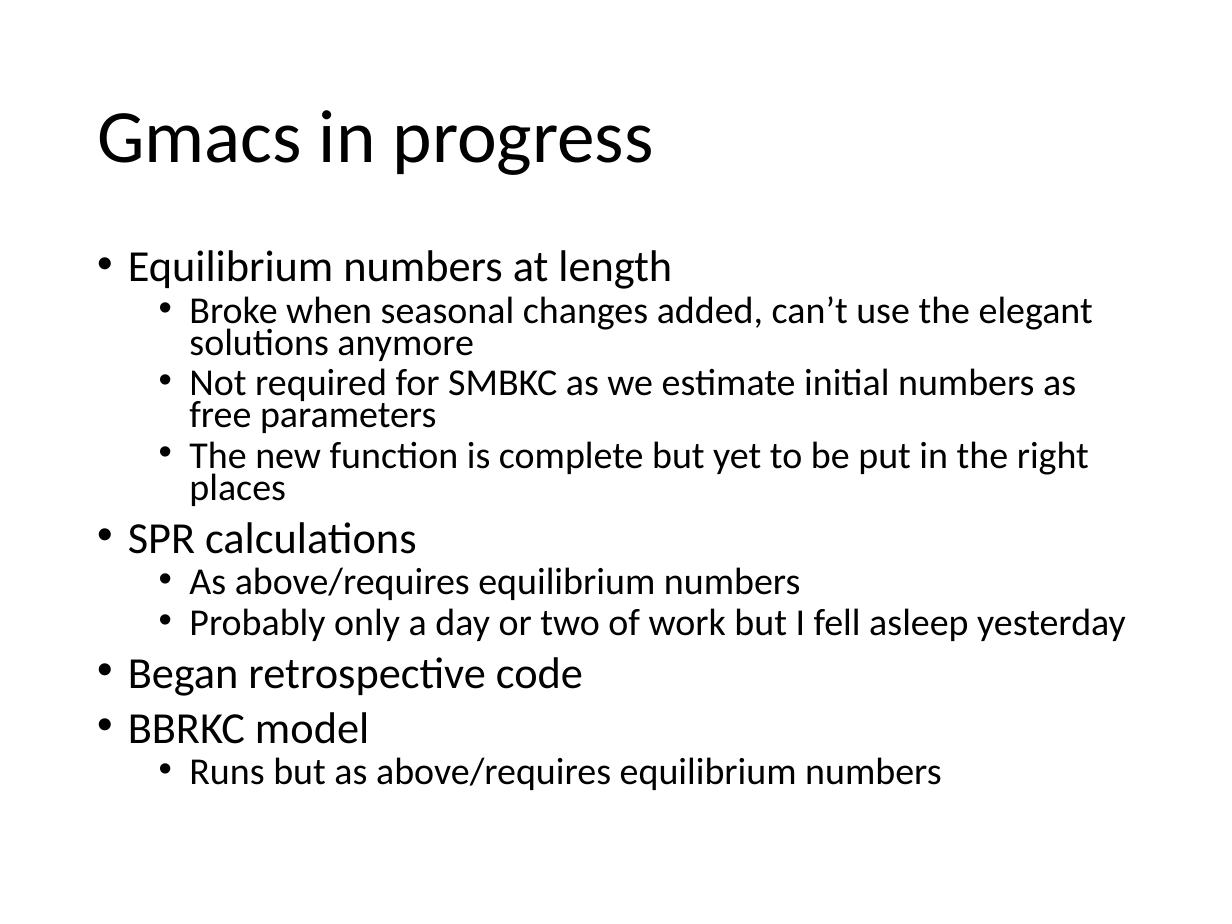
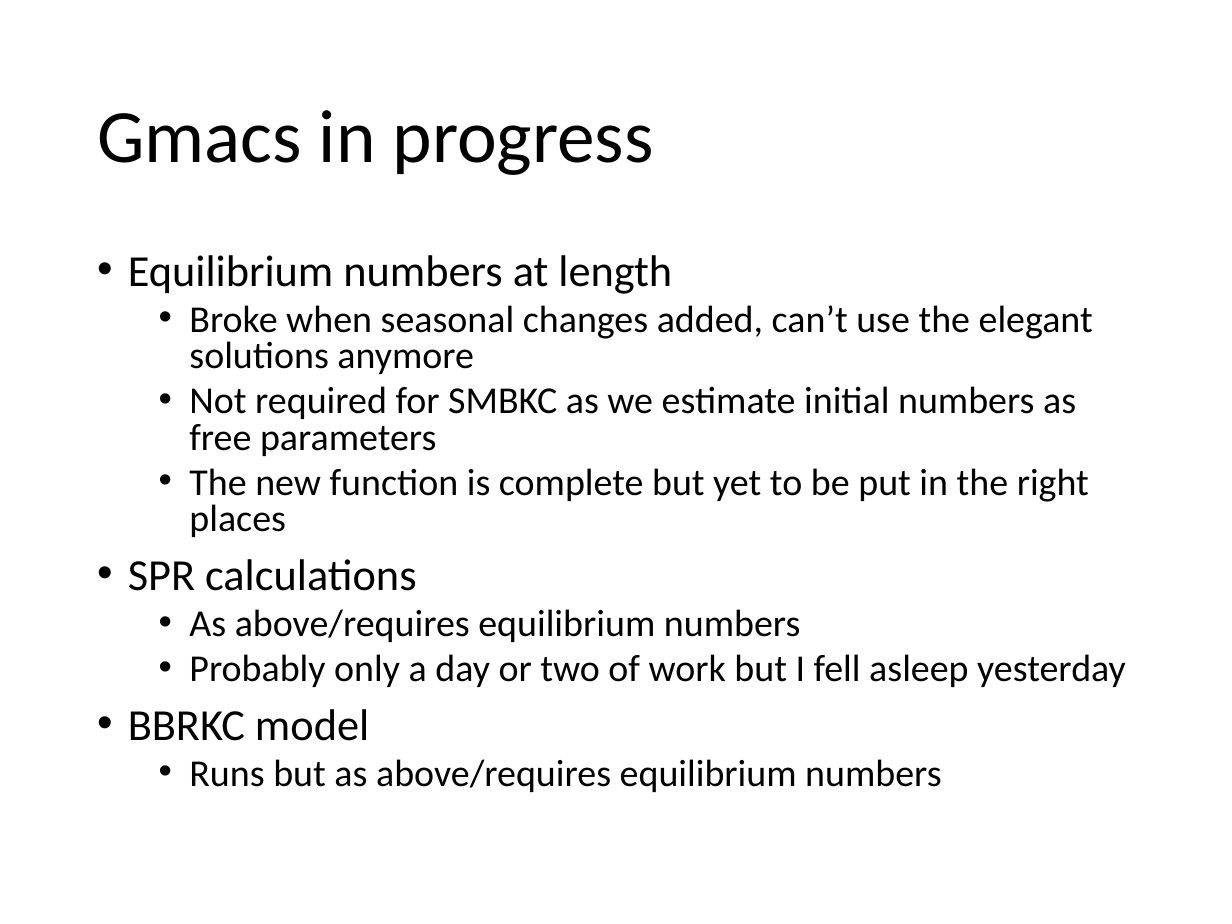
Before and after one commit to seacode/gmacs, a slide deck: slide 7 of docs/smbkc/smbkc.pptx (slide 6 before the commit). Drawn at 1232x924 pixels with LibreOffice and Linux fonts; fonts in the diff are those of the drawing. Boxes give left, top, right and bottom in pixels: in the first picture for what was removed or moved away, otherwise in the second. Text is boxed around its words. In the diff, an @@ line names an element or a change of style, - is before the commit and + after.

```diff
--- a/docs/smbkc/smbkc.pptx
+++ b/docs/smbkc/smbkc.pptx
@@ text "Equilibrium numbers at length" at [128,255,1126,792]: line spacing 0.7 to 0.8 @@
@@ text at [128,657,583,696]: paragraph removed @@
-• Began retrospective code
```
Also in this commit, not shown: 4 other slides changed, 6 slides added, 3 slides removed, 10 other files.
